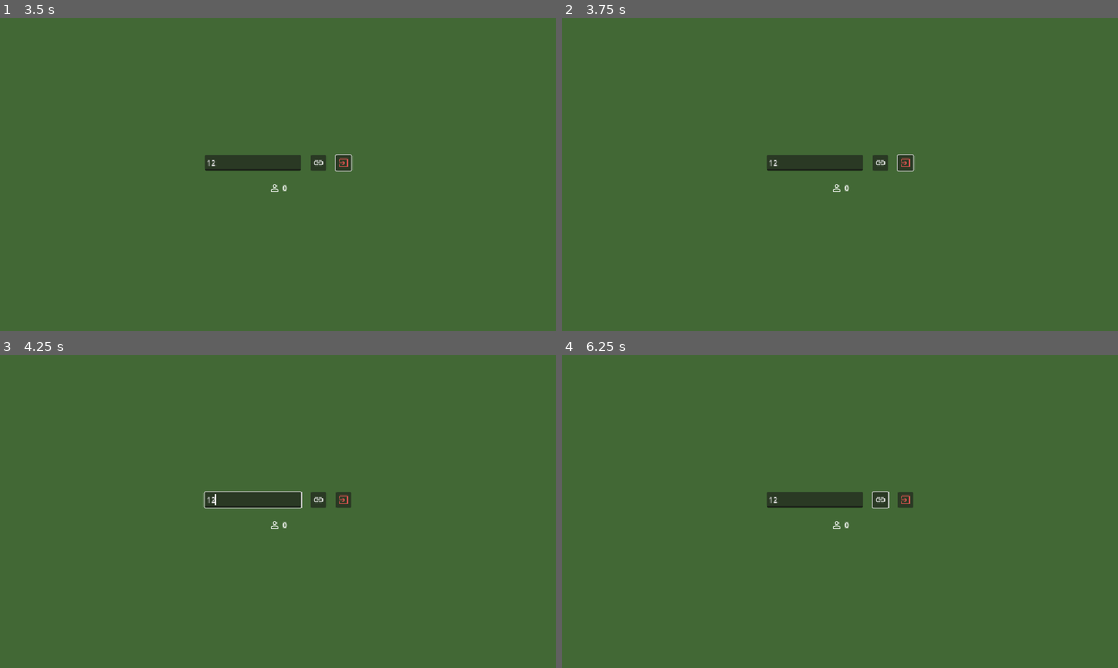
Above: before the commit, frames 1-4 (two rows, left to right).
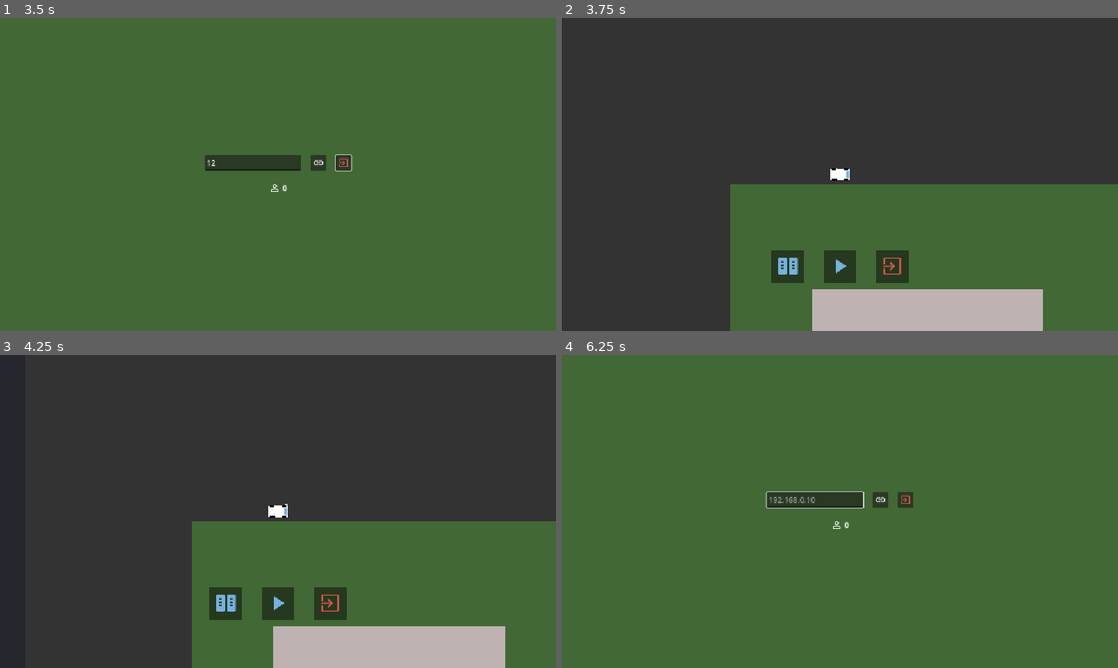
Above: after the commit, the same moments.

Repository: Bolb2019/Nexus
Game: Godot game, scene res://Menu/menu.tscn
Same seed, same stepped clock (60 frames per second), same inputs: the game is played once before the commit and once after it.
Inputs (mouse positions are in pixels of both pictures, inside the frame that each line leads up to):
- Up to frame 1 (3.5 s): click (278, 265) at 0.5 s; click (250, 161) at 1.27 s; type "12" at 1.35 s; click (316, 161) at 2 s; tap Enter at 2.75 s; move the mouse to (400, 158) at 2.77 s; hold D (Turn_Right) from 2.78 s (still down); tap Alt at 2.85 s; click (400, 158) at 2.92 s; tap Tab (Open_shop) at 3.02 s
- Up to frame 2 (3.75 s): tap Space at 3.5 s; move the mouse to (728, 190) at 3.52 s; release D (Turn_Right) at 3.53 s; hold S (Backward) from 3.53 s (still down); tap Shift at 3.6 s
- Up to frame 3 (4.25 s): keep holding S (Backward); tap Tab (Open_shop) at 3.77 s
- Up to frame 4 (6.25 s): release S (Backward) at 4.25 s; click (840, 602) at 4.27 s; tap Enter at 5 s; move the mouse to (895, 442) at 5.02 s; hold D (Turn_Right) 5.03-5.78 s; tap Alt at 5.1 s; tap Space at 5.75 s; move the mouse to (812, 574) at 5.77 s; hold W (Forward) from 5.78 s (still down); tap Shift at 5.85 s; click (812, 574) at 5.92 s; tap Tab (Open_shop) at 6.02 s

Frame 1 is identical in both runs. In frame 2, 74% of the frame differs, in the area x 0-100%, y 0-100%; in frame 3, 76%; in frame 4, 0.3%.
Error before the commit: Invalid access to property or key 'player_count_updated' on a base object of type 'Nil'. (res://Menu/Lobby/lobby_common.gd:4)

Commit message:
fix: idrk

Diff:
--- a/nexus/project.godot
+++ b/nexus/project.godot
@@ -18,7 +18,7 @@
 [autoload]
 
 GlobalStats="*uid://1c085kscfxo1"
-Lobby="*uid://bp11aydap7237"
+Lobby="*uid://3gpf485k6c56"
 
 [display]
 
